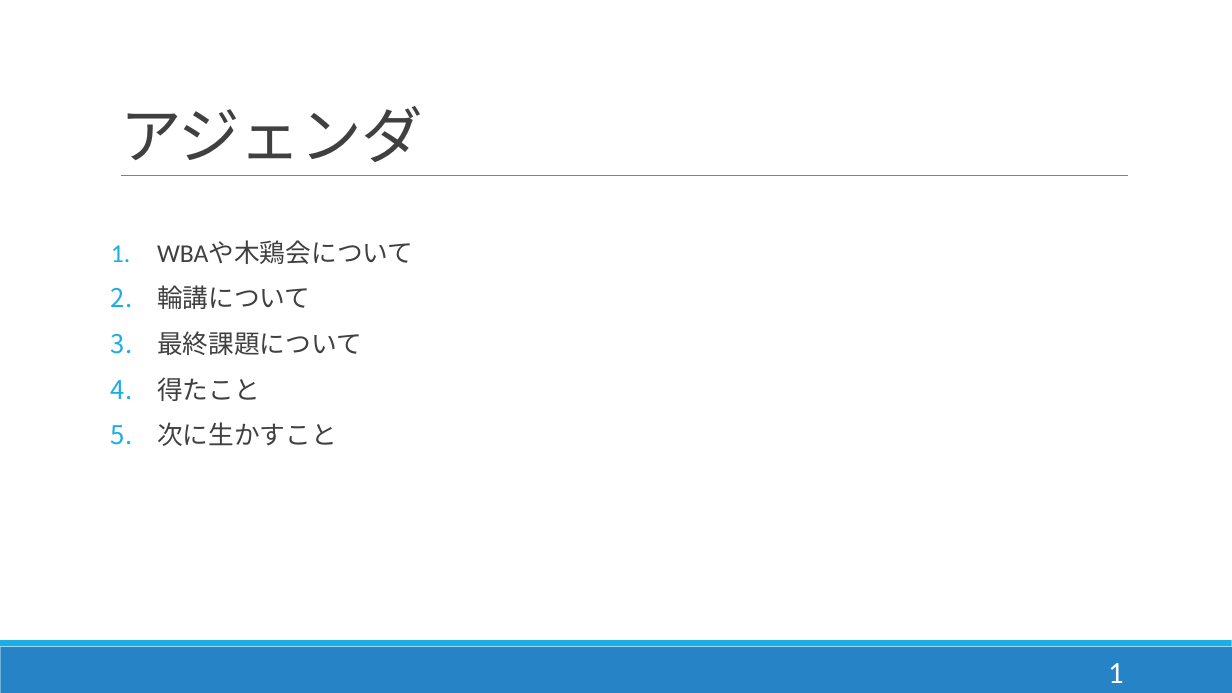
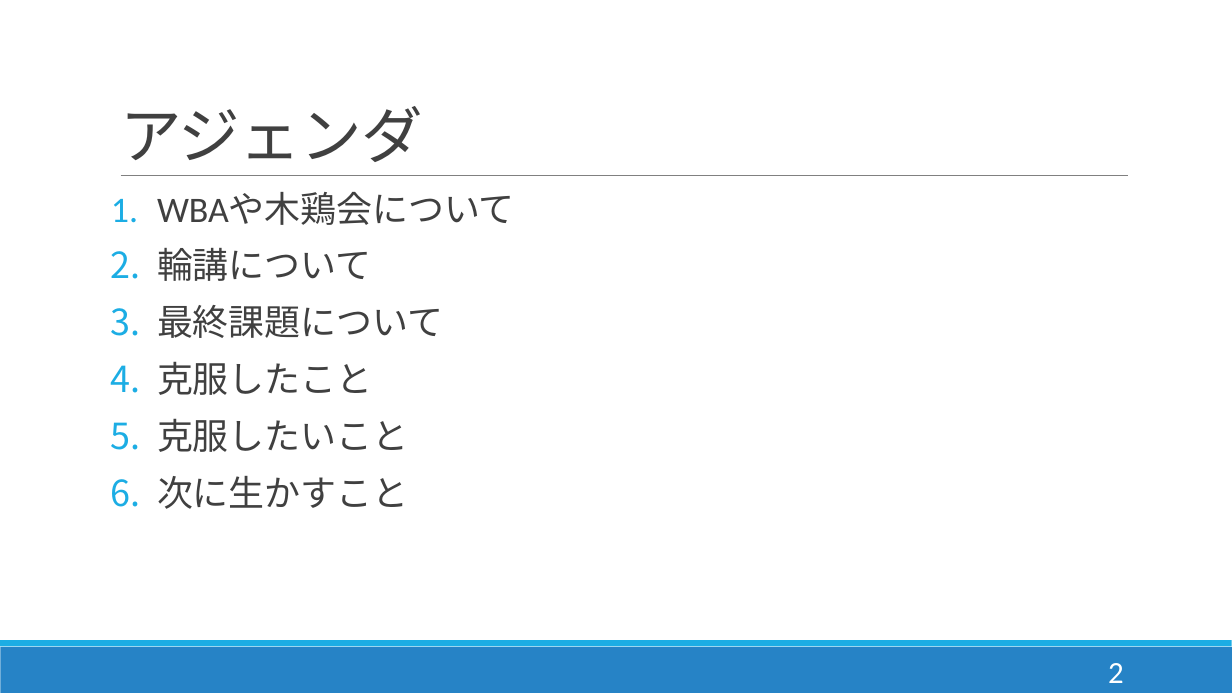
Before and after one commit to y-aiyoshizawa/1st-training, a slide deck: slide 3 of プレゼン/成果発表(相吉澤).pptx (slide 2 before the commit). Drawn at 1232x693 pixels with LibreOffice and Linux fonts; fonts in the diff are those of the drawing. Boxes give left, top, right and bottom in pixels: in the first picture for what was removed or moved away, otherwise in the second. Text is boxed around its words. In the diff, an @@ line names an element or a change of style, - is before the commit and + after.

Commit message:
文字サイズの修正 最初に得たことを追加 克服したことを追加

```diff
--- a/プレゼン/成果発表(相吉澤).pptx
+++ b/プレゼン/成果発表(相吉澤).pptx
@@ text at (157,192,515,509): size 20 to 28 pt in "WBAや木鶏会について", "輪講について", "最終課題について", "次に生かすこと" @@
@@ text at (157,361,408,452): text changed; size 20 to 28 pt @@
-4. 得たこと
+4. 克服したこと
+5. 克服したいこと
@@ page number at (1108,663,1124,683): text changed @@
-1
+2
```
Also in this commit, not shown: 6 other slides changed, 2 slides added.
